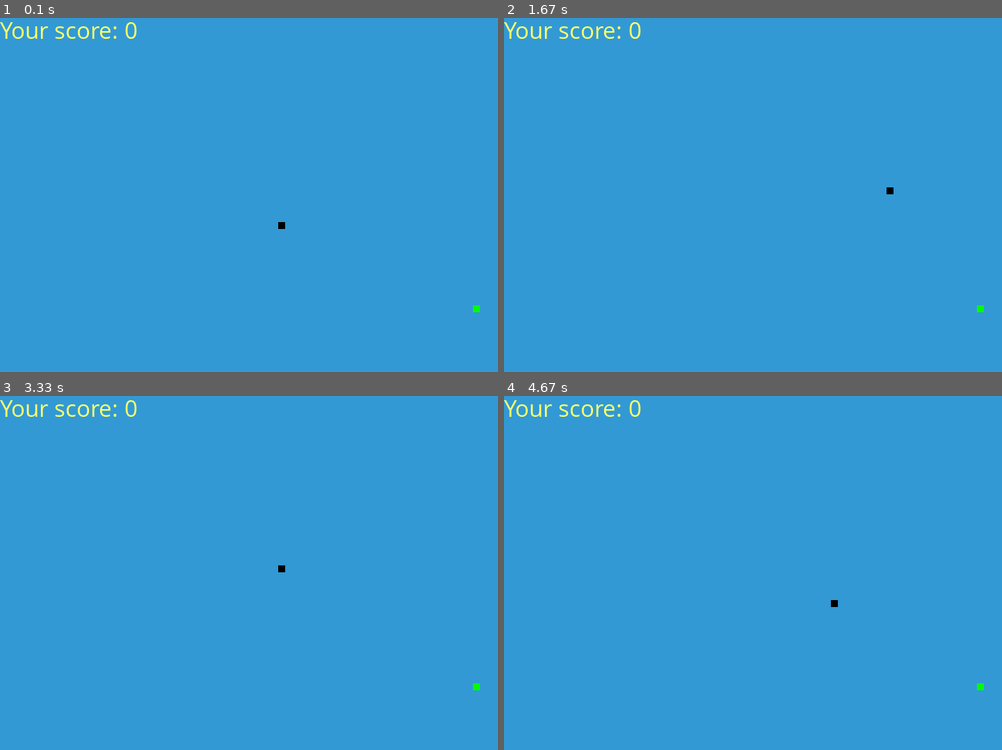
Above: before the commit, frames 1-4 (two rows, left to right).
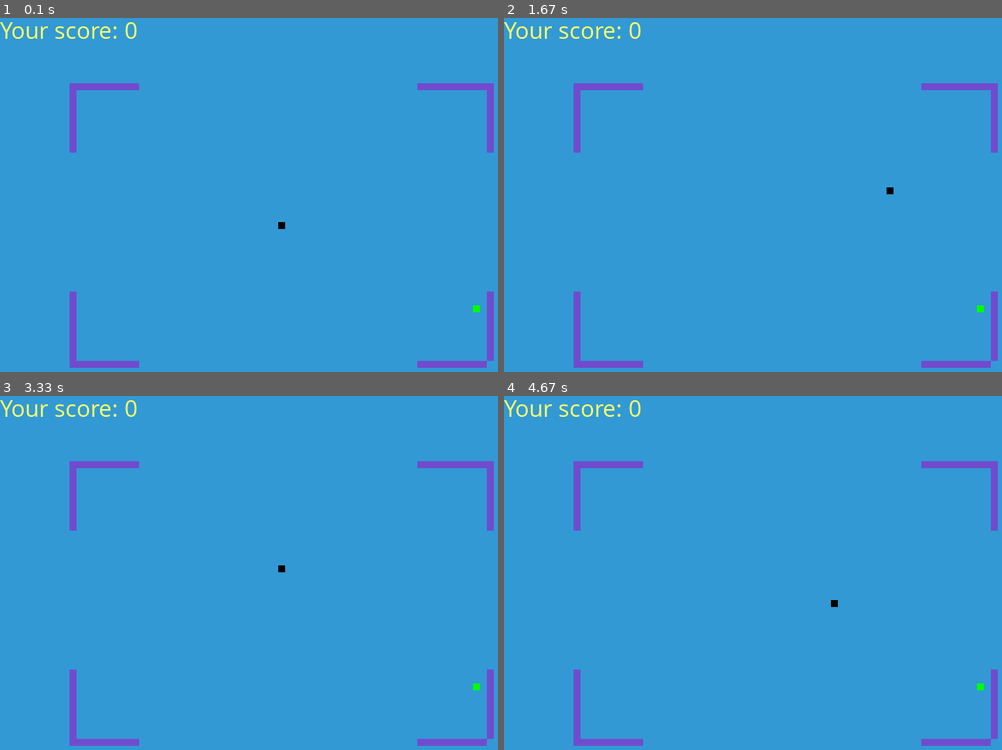
Above: after the commit, the same moments.

Repository: ConstantinescuAndrei/Snake-with-PyGame
Game: pygame game, started from menu.py
Same seed, same stepped clock (60 frames per second), same inputs: the game is played once before the commit and once after it.
Inputs:
- Up to frame 1 (0.1 s): no input
- Up to frame 2 (1.67 s): hold Right 0.33-0.8 s; hold Up 0.83-1.13 s; hold Right 1.17-1.63 s
- Up to frame 3 (3.33 s): hold Left 1.67-2.2 s; hold Down 2.23-2.53 s; hold Left 2.57-2.97 s; hold Up from 3 s (still down)
- Up to frame 4 (4.67 s): release Up at 3.37 s; hold Right 3.4-4.03 s; hold Down 4.07-4.43 s; hold Left from 4.47 s (still down)

The runs differ from the first frame. In frame 1, 2.2% of the frame differs, in the area x 13-100%, y 18-99%; in frame 2, 2.2%; in frame 3, 2.2%; in frame 4, 2.2%.

Commit message:
Adding snake, food specific functions and levels with only first one implemented

Diff:
--- a/app.py
+++ b/app.py
@@ -3,6 +3,7 @@
 import random
 import snake
 import food
+import maps
 pygame.init()
 
 white=(255, 255, 255)
@@ -47,6 +48,8 @@
     length_of_snake = 1
 
     foodx, foody = food.positionOfFood(dis_width, dis_height, snake_block)
+
+
 
     while not game_over:
 
@@ -98,6 +101,9 @@
         snake.move_snake(snake_block, snake_list, black, dis)
         your_score(length_of_snake - 1)
 
+        maps.first_map(dis_width, dis_height, dis, snake_block)
+        if maps.check_snake_collision("first_level", snake_head):
+            game_close=True
         pygame.display.update()
 
         if x1 == foodx and y1 == foody:
--- /dev/null
+++ b/map_colision.py
@@ -0,0 +1,92 @@
+from math import sqrt
+
+maps = {
+    "first_level": {
+        "First wall": {
+            "a": {
+                "x": 100,
+                "y": 100,
+            },
+            "b":{
+                "x": 100,
+                "y": 200,
+            },
+            "c":{
+                "x": 200,
+                "y": 100
+            },
+        },
+        "Second_wall": {
+            "a": {
+                "x": 100,
+                "y": 400,
+            },
+            "b": {
+                "x": 100,
+                "y": 500,
+            },
+            "c": {
+                "x": 200,
+                "y": 500,
+            }
+        },
+        "Third_wall":{
+            "a":{
+                "x": 700,
+                "y": 100,
+            },
+            "b":{
+                "x": 700,
+                "y": 200,
+            },
+            "c":{
+                "x": 600,
+                "y": 100
+            },
+        },
+        "Fourth_wall":{
+            "a":{
+                "x": 700,
+                "y": 400,
+            },
+            "b":{
+                "x": 700,
+                "y": 500,
+            },
+            "c":{
+                "x": 600,
+                "y": 500,
+            },
+        },
+    },
+}
+
+
+
+def distance(a,b):
+    return sqrt((a["x"] - b["x"])**2 + (a["y"] - b["y"])**2)
+
+def is_between(a,c,b):
+    return distance(a,c) + distance(c,b) == distance(a,b)
+
+def find_level(map_name, x, y):
+    for key, value in maps.items():
+        if key == map_name:
+            return find_walls(maps[key], x, y)
+
+def find_walls(walls, x, y):
+    for key in walls.keys():
+        if it_collide(walls[key], x, y):
+            return True
+    return False
+
+def it_collide(points, x, y):
+    head_point = {
+        "x": x,
+        "y": y
+    }
+    if is_between(points["a"], head_point, points["b"]):
+        return True
+    if is_between(points["a"], head_point, points["c"]):
+        return True
+    return False
--- /dev/null
+++ b/maps.py
@@ -0,0 +1,41 @@
+import pygame
+import map_colision
+
+white = (255, 255, 255)
+
+
+
+def first_map(dis_width, dis_height, dis, snake_block):
+
+    #Top-Left corner wall
+    vertical_line(dis, 100, 100, 200, snake_block)
+    horizontal_line(dis, 100, 100, 200, snake_block)
+
+    #Bottom-Left corner wall
+    vertical_line(dis, 100, 400, 500, snake_block)
+    horizontal_line(dis, 100, 500, 200, snake_block)
+
+    #Top-Right corner wall
+    vertical_line(dis, 700, 100, 200, snake_block)
+    horizontal_line(dis, 700, 100, 600, snake_block)
+
+    #Bottom-Right corner wall
+    vertical_line(dis, 700, 400, 500, snake_block)
+    horizontal_line(dis, 700, 500, 600, snake_block)
+
+def vertical_line(dis, x_coordinate, y_coordinate, max_y_coordinate, snake_block):
+    for i in range(y_coordinate, max_y_coordinate, snake_block):
+        pygame.draw.rect(dis, (113, 75, 205), [x_coordinate, i, snake_block, snake_block])
+
+def horizontal_line(dis, x_coordinate, y_coordinate, max_x_coordinate, snake_block):
+    if x_coordinate < max_x_coordinate:
+        for i in range(x_coordinate, max_x_coordinate, snake_block):
+            pygame.draw.rect(dis, (113, 75, 205), [i, y_coordinate, snake_block, snake_block])
+    else:
+        for i in range(max_x_coordinate, x_coordinate, snake_block):
+            pygame.draw.rect(dis, (113, 75, 205), [i, y_coordinate, snake_block, snake_block])
+
+def check_snake_collision(level, snake_head):
+    x = snake_head[0]
+    y = snake_head[1]
+    return map_colision.find_level(level, x, y)
